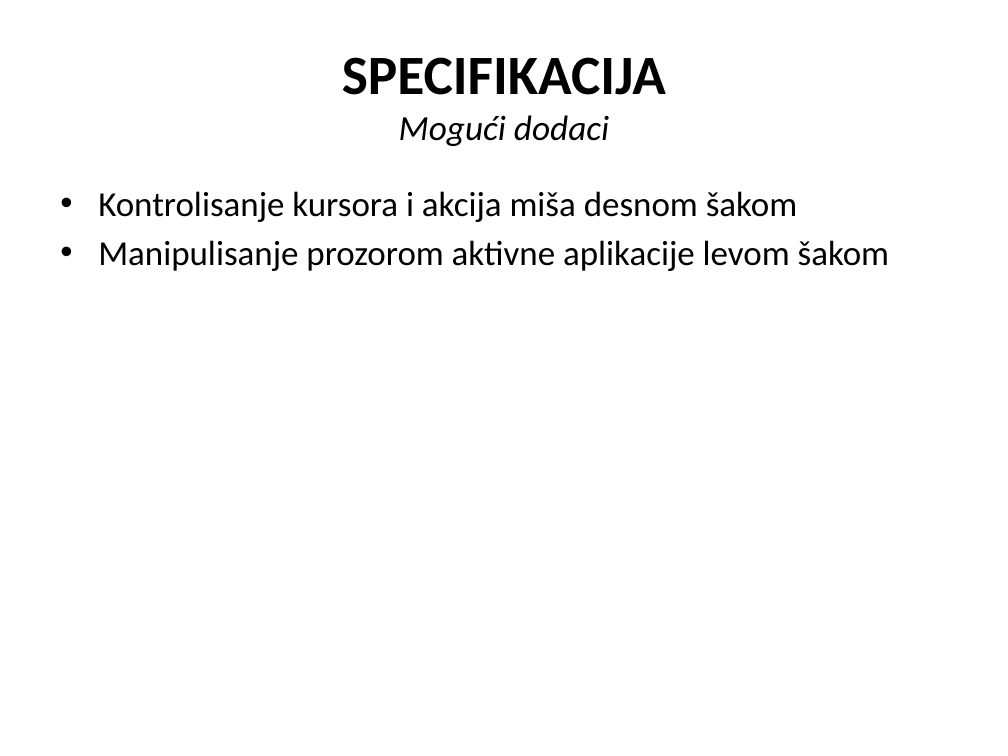
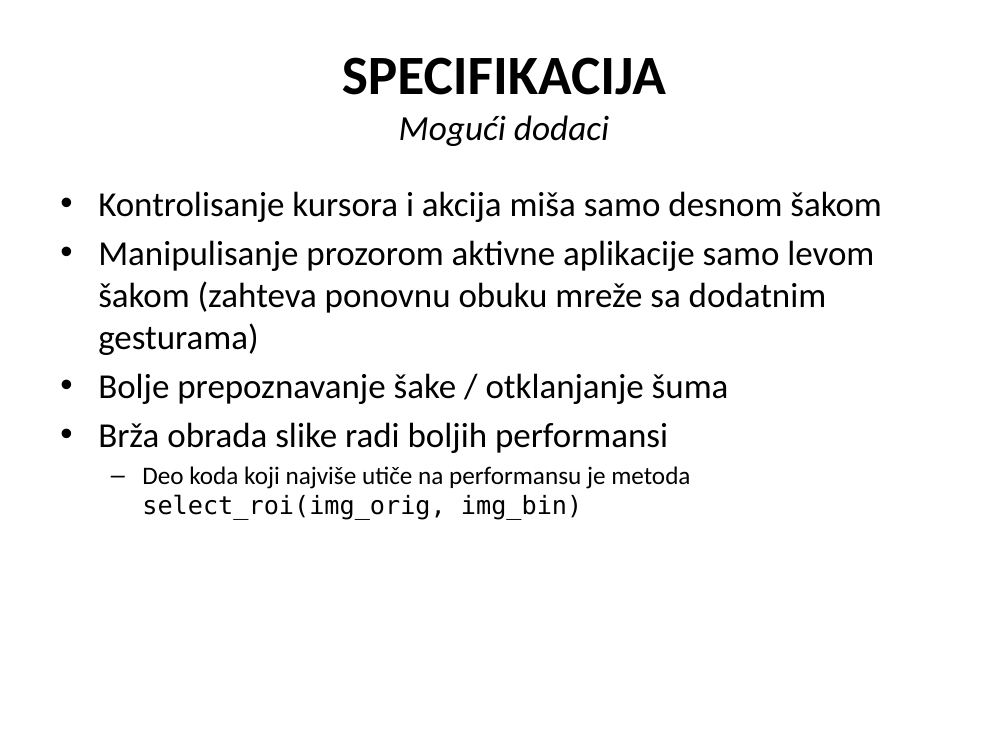
Before and after one commit to cLaki/UseTheForce, a slide deck: slide 14 of Upravljanje računarom na osnovu pokreta snimljenih web kamerom.pptx (slide 9 before the commit). Drawn at 1008x756 pixels with LibreOffice and Linux fonts; fonts in the diff are those of the drawing. Boxes give left, top, right and bottom in pixels: in the first picture for what was removed or moved away, otherwise in the second. Text is boxed around its words. In the diff, an @@ line names an element or a change of style, - is before the commit and + after.

```diff
--- a/Upravljanje računarom na osnovu pokreta snimljenih web kamerom.pptx
+++ b/Upravljanje računarom na osnovu pokreta snimljenih web kamerom.pptx
@@ text at bbox=[98, 191, 881, 520]: text changed @@
-• Kontrolisanje kursora i akcija miša desnom šakom
-• Manipulisanje prozorom aktivne aplikacije levom šakom
+• Kontrolisanje kursora i akcija miša samo desnom šakom
+• Manipulisanje prozorom aktivne aplikacije samo levom šakom (zahteva ponovnu obuku mreže sa dodatnim gesturama)
+• Bolje prepoznavanje šake / otklanjanje šuma
+• Brža obrada slike radi boljih performansi
+  – Deo koda koji najviše utiče na performansu je metoda select_roi(img_orig, img_bin)
```
Also in this commit, not shown: 8 other slides changed, 6 slides added, 4 slides removed, 16 other files.
